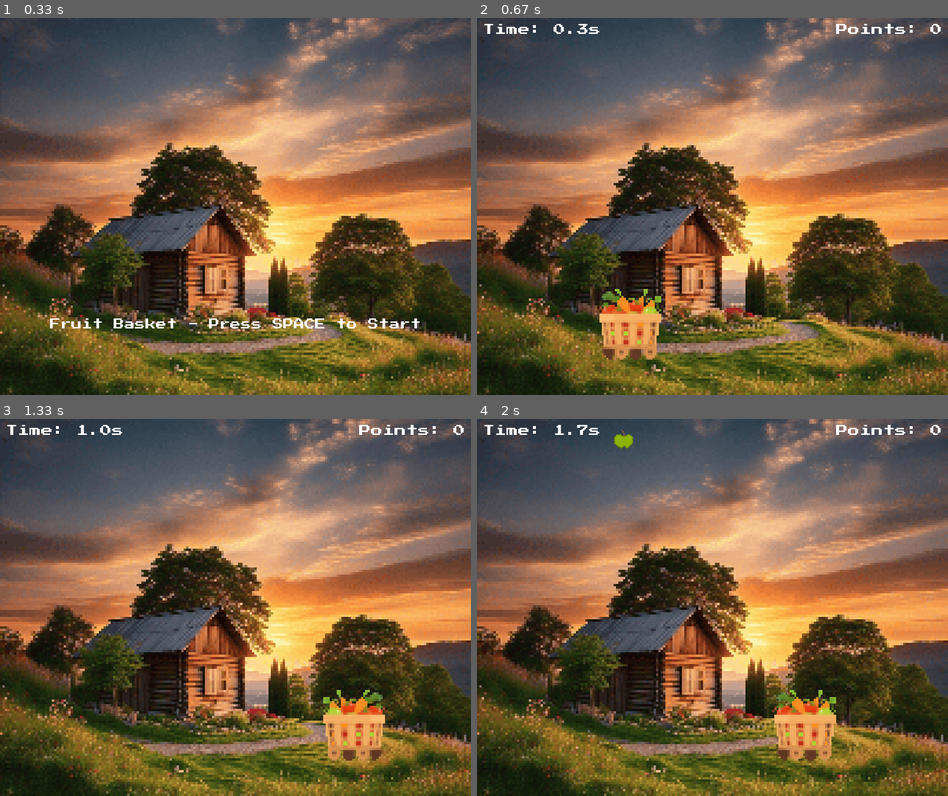
Above: before the commit, frames 1-4 (two rows, left to right).
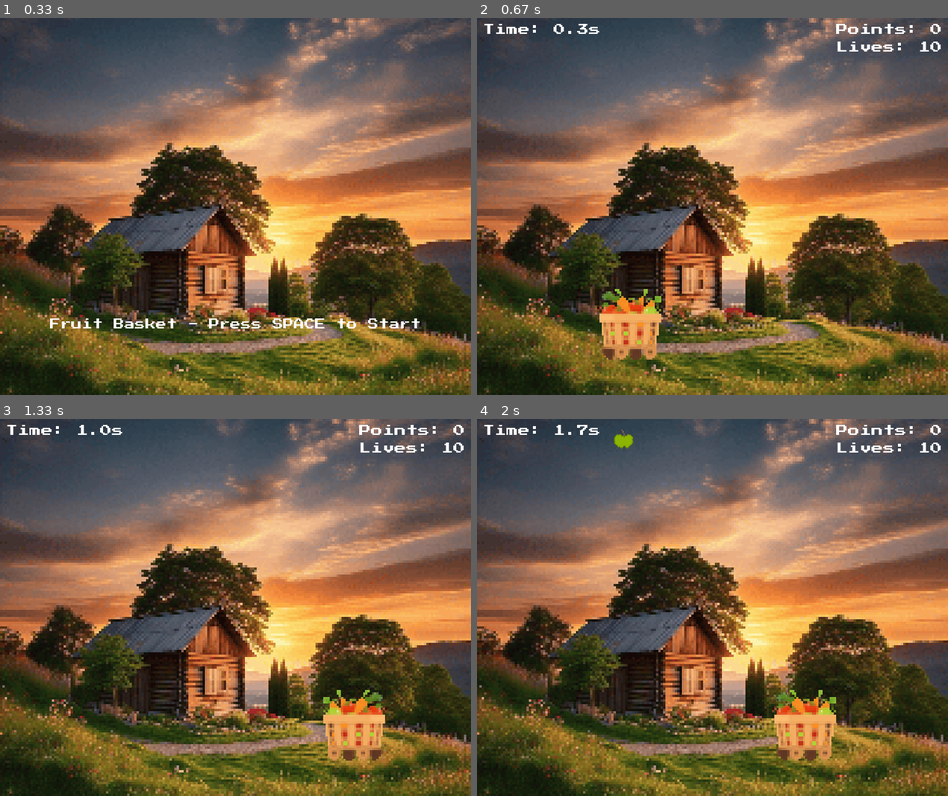
Above: after the commit, the same moments.

Repository: chickenSandwich-cpu/Fruit_Basket_pygame
Game: pygame game, started from Fruit_Basket/Fruit_Basket.py
The game is run twice, just before and just after one commit, with the same random seed, the same clock (stepped at 60 frames per second) and the same inputs.
Inputs:
- Up to frame 1 (0.33 s): no input
- Up to frame 2 (0.67 s): tap Space at 0.33 s
- Up to frame 3 (1.33 s): hold Right 0.67-1.13 s; tap Space at 0.73, 1.03, 1.23 s; hold Right from 1.17 s (still down)
- Up to frame 4 (2 s): tap Space at 1.53, 1.73 s; release Right at 1.63 s; hold Left from 1.67 s (still down)

Frame 1 is identical in both runs. In frame 2, 0.2% of the frame differs, in the area x 76-99%, y 6-9%; in frame 3, 0.2%; in frame 4, 0.2%.

Commit message:
added deaths

Diff:
--- a/Fruit_Basket/Fruit_Basket.py
+++ b/Fruit_Basket/Fruit_Basket.py
@@ -78,17 +78,21 @@
 mixer.music.set_endevent(pygame.USEREVENT)
 play_songs()
 
-def draw(basket_img, basket_rect, elapsed_time, points, fruits):
+def draw(basket_img, basket_rect, elapsed_time, points, lives, fruits):
     # Draw the background image
     WIN.blit(BG, (0, 0))
 
     # Draw the timer
-    time_text = FONT.render(f"Time: {round(elapsed_time, 1)}s", 1, "white")
+    time_text = FONT.render(f"Time: {round(elapsed_time, 1)}s", 1, (255, 255, 255))
     WIN.blit(time_text, (10, 10))
 
     # Draw the points
-    points_text = FONT.render(f"Points: {points}", 1, "white")
+    points_text = FONT.render(f"Points: {points}", 1, (255, 255, 255))
     WIN.blit(points_text, (WIDTH - points_text.get_width() - 10, 10))
+
+    # Draw the lives
+    lives_text = FONT.render(f"Lives: {lives}", 1, (255, 255, 255))
+    WIN.blit(lives_text, (WIDTH - lives_text.get_width() - 10, 40))
 
     # Draw the fruits
     for fruit in fruits:
@@ -124,6 +128,25 @@
 
     mixer.music.stop()  # Stop the waiting music
 
+def game_over_screen():
+    font = pygame.font.Font("fonts/PressStart2P.ttf", 20)
+    game_over_text = font.render("Game Over! Press SPACE to Restart", 1, (255, 255, 255))
+
+    running = True
+    while running:
+        WIN.blit(BG, (0, 0))
+        WIN.blit(game_over_text, (WIDTH/2 - game_over_text.get_width()/2, HEIGHT/2 - game_over_text.get_height()/2))
+        pygame.display.flip()
+
+        for event in pygame.event.get():
+            if event.type == pygame.QUIT:
+                pygame.quit()
+                exit()
+            if event.type == pygame.KEYDOWN and event.key == pygame.K_SPACE:
+                running = False  # Player presses SPACE to restart
+
+    main()  # Restart game without stopping music
+
 # Game loop
 def main():
     start_screen(WIN)  # Call before main game loop
@@ -141,6 +164,9 @@
 
     # Points
     points = 0
+
+    # Lives
+    lives = 10
 
     # Basket speed
     basket_vel = BASKET_VEL
@@ -202,14 +228,19 @@
 
             if fruit["rect"].y > HEIGHT:
                 fruits.remove(fruit)  # Remove fruit if it goes off screen
+                lives -= 1
             elif fruit["rect"].colliderect(basket_rect):
                 random.choice(collect_sound).set_volume(random.uniform(0.2, 0.5))
                 random.choice(collect_sound).play()
                 points += 1
                 fruits.remove(fruit)
 
-
-        draw(loading_basket_img, basket_rect, elapsed_time, points, fruits)
+        if lives <= 0:
+            game_over_screen()
+            break
+
+
+        draw(loading_basket_img, basket_rect, elapsed_time, points, lives, fruits)
 
     pygame.quit()
 
